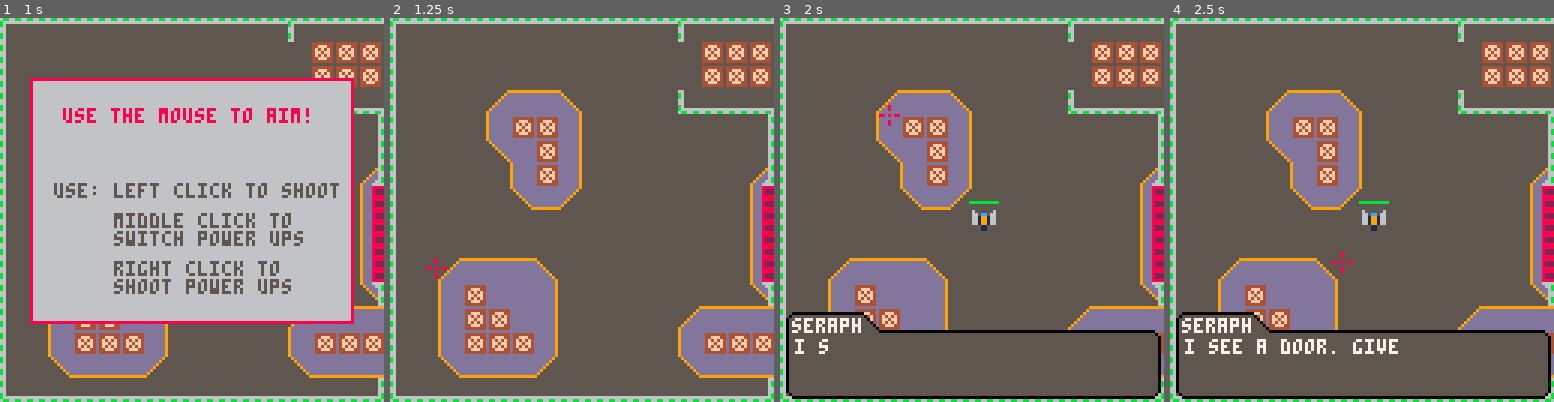
Above: before the commit, frames 1-4 (left to right).
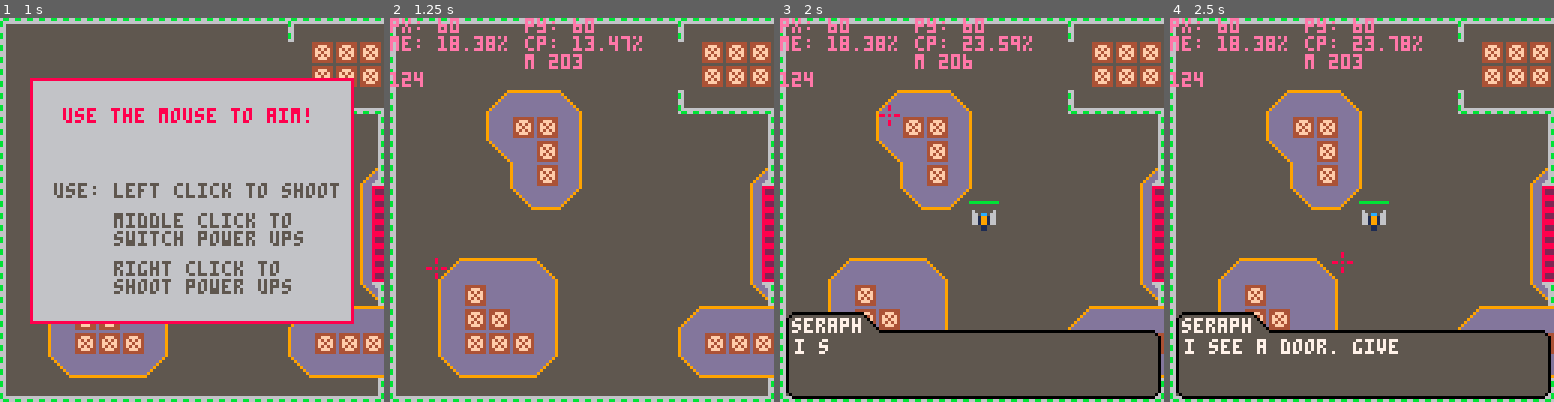
Above: after the commit, the same moments.

Repository: kbrewington/Negation
Game: PICO-8 cartridge negation.p8
Same seed, same stepped clock (60 frames per second), same inputs: the game is played once before the commit and once after it.
Inputs (mouse positions are in pixels of both pictures, inside the frame that each line leads up to):
- Up to frame 1 (1 s): tap X (X key) at 0.33 s; click (280, 121) at 0.67 s; tap O (Z key) at 0.7 s
- Up to frame 2 (1.25 s): tap X (X key) at 1.07 s; click (436, 267) at 1.22 s
- Up to frame 3 (2 s): hold Right from 1.6 s (still down); tap O (Z key) at 1.7 s; click (887, 114) at 1.77 s; tap X (X key) at 1.85 s
- Up to frame 4 (2.5 s): release Right at 2.1 s; tap O (Z key) at 2.1 s; hold Up 2.15-2.42 s; click (1342, 259) at 2.32 s; hold Right from 2.47 s (still down)

Frame 1 is identical in both runs. In frame 2, 1.8% of the frame differs, in the area x 0-66%, y 0-18%; in frame 3, 1.9%; in frame 4, 1.9%.

Commit message:
Added some dialog. Started working on 5th level.

Diff:
--- a/negation.p8
+++ b/negation.p8
@@ -109,21 +109,21 @@
 
 --============================= helper functions =============================--
 function debug()
-  -- local debug_color = 14
-  -- local cpucolor = debug_color
-  --
-  -- print("px: " .. player.x, 0, 0, debug_color)
-  -- print("py: " .. player.y, 45, 0, debug_color)
-  --
-  -- print("me: " .. round((stat(0)/1024)*100, 2) .. "%", 0, 6, debug_color)
-  -- if stat(1) > 1 then cpucolor = 8 end --means we're not using all 30 draws (bad)
-  -- print("cp: " ..round(stat(1)*100, 2) .. "%", 45, 6, cpucolor)
-  --
-  -- print("m "..mget((stat(32) - 3)/8 + level_x, (stat(33) - 3)/8) + level_y, 45, 12, debug_color)
-  -- print("", 0, 12, debug_color)
-  --
-  -- print(124+level_sx-((level_lvl-1)*127), 0, 18, debug_color)
-  -- print("", 45, 18, debug_color)
+  local debug_color = 14
+  local cpucolor = debug_color
+
+  print("px: " .. player.x, 0, 0, debug_color)
+  print("py: " .. player.y, 45, 0, debug_color)
+
+  print("me: " .. round((stat(0)/1024)*100, 2) .. "%", 0, 6, debug_color)
+  if stat(1) > 1 then cpucolor = 8 end --means we're not using all 30 draws (bad)
+  print("cp: " ..round(stat(1)*100, 2) .. "%", 45, 6, cpucolor)
+
+  print("m "..mget((stat(32) - 3)/8 + level_x, (stat(33) - 3)/8) + level_y, 45, 12, debug_color)
+  print("", 0, 12, debug_color)
+
+  print(124+level_sx-((level_lvl-1)*127), 0, 18, debug_color)
+  print("", 45, 18, debug_color)
 end
 
 function gameflow()
@@ -186,6 +186,9 @@
 
   -- start level 3
   open_door = false
+  seraph.text = "so the main source of the     infestation is up here past   the desert."
+  yield()
+
   fill_enemy_table(3, 90)
   spawn_time_start = 90
   init_tele_anim(boss(100, 60, 160, 3, 40))
@@ -204,8 +207,17 @@
 
   yield()
   level_change = true
-end
-
+
+  -- start level 5 (aoe boss)
+  yield()
+
+end
+
+-- http://lua-users.org/wiki/simpleround
+function round(num, numdecimalplaces)
+  local mult = 10^(numdecimalplaces or 0)
+  return flr(num * mult + 0.5) / mult
+end
 -- http://pico-8.wikia.com/wiki/centering_text
 function hcenter(s) return 64-flr((s*4)/2) end
 
@@ -1339,18 +1350,6 @@
     -- run()
   end
 
-  -- if level_sprites ~= nil then
-  --   palt(5, true)
-  --   for i = 1, #level_sprites, 3 do
-  --     local x = level_sprites[i+1] + level_sx
-  --     local y = level_sprites[i+2] + level_sy
-  --     --spr_r(level_sprites[i], level_sprites[i+1] + level_sx, level_sprites[i+2] + level_sy, level_sprites[i+3], 1, 1)
-  --     spr(level_sprites[i], x, y)
-  --     --if x < 128 then del(level_sprites, ) end todo make this delete offscreen sprites
-  --   end
-  -- end
-  -- palt()
-
   if (level_lvl == 1 and #boss_table == 0) spr(139, 228+level_sx, 56, 2, 2)
   --if (level_lvl == 2 and #boss_table == 0) spr(139, 100, 56, 2, 2)
 
@@ -1561,168 +1560,168 @@
 
 
 __gff__
-0001000000000101000000000000000000000000000000000000000000000000000000000001000000000000000000000000000000000000000000000100000000000000000000000000000000000000000000000000000000000000000000000000000000000000000000000000000000000000000000000000000000000000
-0000000000000000000000000000000000000000000000000000000000000000000000000000000000000000000001000000000000000000000000000000000000000002020202020002020000000000000202000200000000010002000000000000020000000000000001000000010000000000000000010100010100000001
+0000000000000101000000000000000000000000000000000000000000000000000000000001000000000000000000000000000000000000000000000100000000000000000000000000000000000000000000000000000000000000000000000000000000000000000000000000000000000000000000000000000000000000
+0000000000000000000000000000000000000000000000000000000000000000000000000000000000000000000001000000000000000000000000000000000000000002020202020002020000000000000000000200000100010002000000000000000000000001000001000000010000000000000000010100010100000101
 __map__
-eaefefefefefefefefefefefeaefefeffefafa03ccc5dbdbdbd4dbdbdbd4dbc3dcc1dcdce0e0e1f0f0f0f0f0f0f0f0f0f0e5f0e5f5f5f5f5f5f5f5f5f5f5f5f503e403d2d2d2d2d2000000000000000000000303f4f3f4f3f9f90303f403030303f400fc03d2d2d2030303e4ebd2d20303f30300000000000000000000000000
-fe030303030303030303030303fafafafefafa03ccc5dbd4dbdbd4dbd4dbc6dcdcdcdce0e1f0f0f0f0f1f0f0f0f0f1f0f0f0f5f5e5f5f5f6f5f5f5f5f5f5f5f5dac80303c8d2d2d20000000000000000000003f9c0c0f3f403c003030303030303f300d503030303030303e3e9d2d203cbf40300000000000000000000000000
-fe030303030303030303030303fafafafefafa03ccc4dbdbdbdbdbd4d4dbc3dcdcdce0dce0e1f0f0f0f0f0f0f0f0f0f0f0e5f0f5f5f5f5f5f5f5f5f6f5f5f5f50303e9e403d2d2d200000000000000000000c003030303f303030303030303f303c000dd03ced7f8e3e9f40303030303c0f40300000000000000000000000000
-fe030303cefdfdcf03030303d9eeeeeefefa0303ccdcc5d4dbd4dbdbdbc3c1dcdcdce0e1dcdcf0f0f0f0f0f0f1f0f0f0f0f0f5f5f5f5f5f5f5f5f5f5f5f5f5f5e3e303e303c803d20000000000000000000003030303030303030303030303f9f3f400ddddddf8f8e4c8f3cbc003030303030300000000000000000000000000
-fe030303cdfbfbfc03030303030303fffe030303ccdcc4cacacacacac3dcdcdcc1dcdce0dce0e1f0f0f1f0f0f0f0f0f0f0f0e5f5f5f6f5f5f5f5f5f5f5f5f5f5d2d2d2e90303e4e303030303030303f4f3f9030303030303030303f3f40303030303030303030303e3e403f903e4030303030300000000000000000000000000
-fe030303deddfbfc03030303030303fffe030303ccdcdcc1dcdcdcdcdcdcdcdcdcdcdcdce0e1f0f0f0f0f0f0f0f0f2f2f2f0f5f5f5f5f5f5f5f6f5f5f5f6f5f5d2d2d2e3e3e3e9e4030303030303030303030303f403030303f303030303030303030303030303030303030303e3030303030300000000000000000000000000
-fe03030303cdfbfc03030303030303f8fe030303ccdcdcdcdcdcc1dcdcdcc1dcdcdcc1e0e1f0f0f0f0f0f0f0f0f2f2f2f2f2f2d0d0f5f5f5f5f5f5f5f5f5f5f5d2d2d2d2d2d2e3e303030303030303f4f3f9f303f303030303f40303030303c00303030303030303030303030303030303030300000000000000000000000000
-fe03030303deeddf03030303030303ebec030303ccdcdcdcdcdcdcdcdcdcdcdcdcd0d0d0f2d0d0f0f0f1f0f0d0f2f2f0f0f2d0d0f2d0d0f5f5f5f5f6f5f5f5f5d2d2d2d2d2d2e4e30303030303030300000003f3c00303c003f303f3f403030303c000f60303030303030303030303f9f3030300000000000000000000000000
-fe0303030303030303030303030303ebec030303d0d0d0c1dcdcdcdcc1d0d0d0f2d0f2d0d0f2d0d0d0f2d0d0f2d0f0f0f0f0f0e5d0f2d0f2d0d0f5f5f5f5f6f5d2d2d2d2d2d2c8030300005b5b000000000003c0f30303030303030303030303030300f60303030303030303030303fbfbfb0300000000000000000000000000
-fe0303030303030303030303030303ebec030303d0d0d0d0d0d0dcd0d0d0d0d0d0dce0e1e1f0d0f2f2d0f2d0f0f0f0f0f0e5f5f5f5f5f5d0d0d0d0f5f5f5f5f5c8e303e4e3e303e30000005b5b00000000000303f30303030303030303030303030300f6030303d20303030303e4030303cb0300000000000000000000000000
-fe03cefdfdfdcf0303030303030303ebec030303ccdcd0d0d0d0d0d0d0dcdcdcdcdcdce0e0f0f0f0f0f0f0f0f0f0f0f0f0f0e5f5f5f5f5f5f5d0d0d0d0d0f5f503030303030303030000005b5b00000000000303030303030303f3f90303030303c000f6030303d2d203030303c8030303f30300000000000000000000000000
-fe03cdfbddddfc0303030303030303f7fe030303ccdcc1dcdcdcdcdcdcdcdcc1dcdce0e1f0f0e1f0f0f0f1f0f0f1f0f0f0e5f0f5f5f5f5f5f5f5d0d0d0d0d0d00303da03030303030300005b5b00000000000303030303030303f4c0cb03030303c000f603d2d2d2d2d20303e4e40303f4c00300000000000000000000000000
-fe03cdfbfbddfc0303030303cefdfdfdfe030303ccdcdcdcdcdcdcdcc1dcdcdcdcdcc1e0e1f0f0f0f0f0f0f0f0f0f0f0f0f0f5f5f5f5f6f5f5f6f5f5f5d0d0d0e3e403030303d2030300005b5b0000000000030303030303030303030303030303f300cd03d2d2d2d2d20303e9da0303f9030300000000000000000000000000
-fe03cdfbfbfbfc0303030303cdfbfbfbfefa0303ccdcdcdcc1dcdcdcdcdcdcdcdcdce0dce1f0f0f0f0f1f0f0f0f0f0f0f0e5f5e5f5f5f5f5f5f5f5f5f5f5f5f5030303d2d2d2d20300000000000000000000cbf4c0f3f303030303030303030303c000cd03d203d2d20303030303030303030300000000000000000000000000
-fe03deedededdf0303030303deedededfefafa03ccdcc1dcdcdcdcdcdcdcc1dcdcdce0e1f0f0e1f0f0f0f0f0f0f1f0f0f0f0e5f5f5f5f5f5f5f5f5f6f5f5f5f5030303000000000000000000000000000000c0cbc0cbf3030303f30303030303f3c000cd03d203d2d20303030303030303030300000000000000000000000000
-d9eeeeeeeeeeeeeeeeeeeeeeeeeeeee8fefafafaccdcdcdcdcdcdcdcc1dcdcdcdce0e0e1f0e1f0f0f0f0f1f0f0f0f0f0f0e5f5e5f5f5f5f6f5f5f5f5f5f5f5f500000000000000000000000000000000000003030303cbf3f40303f4f303f3cb0303e1cdd2d2d2d2d2e4cbf3f3f3f9e4f4030300000000000000000000000000
-0000000000e8e8e8e8e8e8e8e8e8e8e8e8e8e8e8e8e8e8d2d2d2d2d2d203030303e403d2d2d2d2d2000000000000000000000000000000005c5c5c5c5c5c5c5c000000000000000000000000000000000000e1e1e1e1e1e1e1e1e1e1e1e1e1e1e1e1000000000000000000000000000000000000000000000000000000000000
-0000000000d50303f7f8f8f8f8f703f6f8d503030303d8d2d2d203030303e303dac80303c8d2d2d200000000000000000000000000000000000000005c5c5c00000000000000000000000000000000000000e1e1e1e1e1e1e1e1e1e1e1e1e1e1e1e1000000000000000000000000000000000000000000000000000000000000
-0000000000d5030303f7f7f7f70303f6f6f503030303d8d2d2d2e9e303c803c80303e9e403d2d2d2000000000000000000000000000000000000000000000000000000000000000000000000000000000000e1e1e1e1e1e1e1e1e1e1e1e1e1e1e1e1000000000000000000000000000000000000000000000000000000000000
-0000000000d503030303030303030303f6f503030303d803e90303c803e9e3e3e3e303e303c803d200000000000000000000000000000000000000000000000000000000000000000000000000000000000000000000000000000000000000000000000000000000000000000000000000000000000000000000000000000000
-0000000000d503030303030303030303f6f503030303d6030303c8da03d2d2d2d2d2d2e90303e4e303000000000000000000000000000000000000000000000000000000000000000000000000000000000000000000000000000000000000000000000000000000000000000000000000000000000000000000000000000000
-0000000000d5e5e50303030303030303030303030303f6e3e403e403e3d2d2d2d2d2d2e3e3e3e9e403000000000000000000000000000000000000000000000000000000000000000000000000000000000000000000000000000000000000000000000000000000000000000000000000000000000000000000000000000000
-00e8e8e8e8f6f8d50303030303030303030303030303f6e9e3c803e3e3d2d2d2d2d2d2d2d2d2e3e303000000000000000000000000000000000000000000000000000000000000000000000000000000000000000000000000000000000000000000000000000000000000000000000000000000000000000000000000000000
-0003030303030303030303030303f6d5030303030303f60303dac803d2e3e9d2d2d2d2d2d2d2e4e303000000000000000000000000000000000000000000000000000000000000000000000000000000000000000000000000000000000000000000000000000000000000000000000000000000000000000000000000000000
-0003030303030303030303030303f6d5030303030303f6030303e903d2e303d2d2d2d2d2d2d2c8030300005b5b0000000000000000000000000000000000000000000000000000000000000000000000000000000000000000000000000000000000000000000000000000000000000000000000000000000000000000000000
-00030303030303f6030303030303030303030303f6d9e6e4e4e3c803c8030303c8e303e4e3e303e30000005b5b0000000000000000000000000000000000000000000000000000000000000000000000000000000000000000000000000000000000000000000000000000000000000000000000000000000000000000000000
-00030303030303f6f80303030303030303030303f6e10303030303030303030303030303030303030000005b5b0000000000000000000000000000000000000000000000000000000000000000000000000000000000000000000000000000000000000000000000000000000000000000000000000000000000000000000000
-00030303030303f6f7f7f7f70303030303030303f600030303d203e3e40303030303da03030303030300005b5b0000000000000000000000000000000000000000000000000000000000000000000000000000000000000000000000000000000000000000000000000000000000000000000000000000000000000000000000
-00d9d9d9d9030303030303030303030303030303f60003d2d2d2030303e9c8e3e3e403030303d2030300005b5b0000000000000000000000000000000000000000000000000000000000000000000000000000000000000000000000000000000000000000000000000000000000000000000000000000000000000000000000
-0000000000030303030303030303030303030303f60000d2d2d2d203e3e4e903030303d2d2d2d20300000000000000000000000000000000000000000000000000000000000000000000000000000000000000000000000000000000000000000000000000000000000000000000000000000000000000000000000000000000
-0000000000e5e5e5e5e5e5d50303030303030303f60000000000d20303030303030303000000000000000000000000000000000000000000000000000000000000000000000000000000000000000000000000000000000000000000000000000000000000000000000000000000000000000000000000000000000000000000
-0000000000e1e1e1e1e1e1e5e5e5e5e5e5e5e5e5e500000000005c5c5c5c5c5c000000000000000000000000000000000000000000000000000000000000000000000000000000000000000000000000000000000000000000000000000000000000000000000000000000000000000000000000000000000000000000000000
-…(130 lines of a section not shown)…
+eaefefefefefefefefefefefeaefefeffefafacbccc5dbdbdbd4dbdbdbd4dbc3dcc1dcdce0e0e1f0f0f0f0f0f0f0f0f0f0e5f0e5f5f5f5f5f5f5f5f5f5f5f5f6f5f5f5f5f5f5c5d4d4d4c6dddddddddddddddddddddddddddddddd00000000000000000000000000000000000000000000000000000000000000000000000000
+fecbcbcbcbcbcbcbcbcbcbcbcbfafafafefafacbccc5dbd4dbdbd4dbd4dbc6dcdcdcdce0e1f0f0f0f0f1f0f0f0f0f1f0f0f0f5f5e5f5f5f6f5f5f5f5f5f5f5f5f5f5f5f6f5f5c5d4d4d4c6dd0000000000000000000000000000dd00000000000000000000000000000000000000000000000000000000000000000000000000
+fecbcbcbcbcbcbcbcbcbcbcbcbfafafafefafacbccc4dbdbdbdbdbd4d4dbc3dcdcdce0dce0e1f0f0f0f0f0f0f0f0f0f0f0e5f0f5f5f5f5f5f5f5f5f6f5f5f5f5f5f5f5f5f5d5d4d4d4d4c6dd0000000000000000000000000000dd00000000000000000000000000000000000000000000000000000000000000000000000000
+fecbcbcbcefdfdcfcbcbcbcbd9eeeeeefefacbcbccdcc5d4dbd4dbdbdbc3c1dcdcdce0e1dcdcf0f0f0f0f0f0f1f0f0f0f0f0f5f5f5f5f5f5f5f5f5f5f5f5f5f5f5f5f5f5f5c5d4d4d4d4c6dd0000000000000000000000000000dd00000000000000000000000000000000000000000000000000000000000000000000000000
+fecbcbcbcdfbfbfccbcbcbcbcbcbcbfffecbcbcbccdcc4cacacacacac3dcdcdcc1dcdce0dce0e1f0f0f1f0f0f0f0f0f0f0f0e5f5f5f6f5f5f5f5f5f5f5f5f5f5f5f5f6f5f5c5d4d4d4d4c3dd0000000000000000000000000000dd00000000000000000000000000000000000000000000000000000000000000000000000000
+fecbcbcbdeddfbfccbcbcbcbcbcbcbfffecbcbcbccdcdcc1dcdcdcdcdcdcdcdcdcdcdcdce0e1f0f0f0f0f0f0f0f0f2f2f2f0f5f5f5f5f5f5f5f6f5f5f5f6f5f5f5f5f5f5f5c5d4d4d4c600dd0000000000000000000000000000dd00000000000000000000000000000000000000000000000000000000000000000000000000
+fecbcbcbcbcdfbfccbcbcbcbcbcbcbf8d7cbcbcbccdcdcdcdcdcc1dcdcdcc1dcdcdcc1e0e1f0f0f0f0f0f0f0f0f2f2f2f2f2f2d0d0f5f5f5f5f5f5f5f5f5f5f5f5f5f5f5f5c5d4d4d4c600dd0000000000000000000000000000dd00000000000000000000000000000000000000000000000000000000000000000000000000
+fecbcbcbcbdeeddfcbcbcbcbcbcbcbebeccbcbcbccdcdcdcdcdcdcdcdcdcdcdcdcd0d0d0f2d0d0f0f0f1f0f0d0f2f2f0f0f2d0d0f2d0d0f5f5f5f5f6f5f5f5f5f5f5f5f5d5d4d4d4d4c600dd0000000000000000000000000000dd00000000000000000000000000000000000000000000000000000000000000000000000000
+fecbcbcbcbcbcbcbcbcbcbcbcbcbcbebeccbcbd0d0d0d0c1dcdcdcdcc1d0d0d0f2d0f2d0d0f2d0d0d0f2d0d0f2d0f0f0f0f0f0e5d0f2d0f2d0d0f5f5f5f5f6f5f5f5f5f5c5d4d4d4d4c300dd0000000000000000000000000000dd00000000000000000000000000000000000000000000000000000000000000000000000000
+fecbcbcbcbcbcbcbcbcbcbcbcbcbcbebeccbd0cbd0d0d0d0d0d0dcd0d0d0d0d0d0dce0e1e1f0d0f2f2d0f2d0f0f0f0f0f0e5f5f5f5f5f5d0d0d0d0f5f5f5f5f5f5f6f5f5c5d4d4d4c60000dd0000000000000000000000000000dd00000000000000000000000000000000000000000000000000000000000000000000000000
+fecbcefdfdfdcfcbcbcbcbcbcbcbcbebeccbcbcbccdcd0d0d0d0d0d0d0dcdcdcdcdcdce0e0f0f0f0f0f0f0f0f0f0f0f0f0f0e5f5f5f5f5f5f5d0d0d0d0d0f5f5f5f5f5f5c5d4d4d4c60000dd0000000000000000000000000000dd00000000000000000000000000000000000000000000000000000000000000000000000000
+fecbcdfbddddfccbcbcbcbcbcbcbcbf7e7cbcbcbccdcc1dcdcdcdcdcdcdcdcc1dcdce0e1f0f0e1f0f0f0f1f0f0f1f0f0f0e5f0f5f5f5f5f5f5f5d0d0d0d0d0d0d0d0d2d2d2d2d2d2d2d200dd0000000000000000000000000000dd00000000000000000000000000000000000000000000000000000000000000000000000000
+fecbcdfbfbddfccbcbcbcbcbcefdfdfdfecbcbcbccdcdcdcdcdcdcdcc1dcdcdcdcdcc1e0e1f0f0f0f0f0f0f0f0f0f0f0f0f0f5f5f5f5f6f5f5f6f5f5f5d0d0d0d0d0e2e2e2e2e2e2e2e200dd0000000000000000000000000000dd00000000000000000000000000000000000000000000000000000000000000000000000000
+fecbcdfbfbfbfccbcbcbcbcbcdfbfbfbfefacbcbccdcdcdcc1dcdcdcdcdcdcdcdcdce0dce1f0f0f0f0f1f0f0f0f0f0f0f0e5f5e5f5f5f5f5f5f5f5f5f5f5f5f5f5f5f5c5d4d4d4d4c30000dd0000000000000000000000000000dd00000000000000000000000000000000000000000000000000000000000000000000000000
+fecbdeedededdfcbcbcbcbcbdeedededfefafacbccdcc1dcdcdcdcdcdcdcc1dcdcdce0e1f0f0e1f0f0f0f0f0f0f1f0f0f0f0e5f5f5f5f5f5f5f5f5f6f5f5f6f5f6f5f5c5d4d4d4c6000000dd0000000000000000000000000000dd00000000000000000000000000000000000000000000000000000000000000000000000000
+d9eeeeeeeeeeeeeeeeeeeeeeeeeeeee8fefafafaccdcdcdcdcdcdcdcc1dcdcdcdce0e0e1f0e1f0f0f0f0f1f0f0f0f0f0f0e5f5e5f5f5f5f6f5f5f5f5f5f5f5f5f5f5f5c5d4d4d4c6000000dddddddddddddddddddddddddddddddd00000000000000000000000000000000000000000000000000000000000000000000000000
+00000000000000000000000000000000000000000000000000000000000000000000000000000000000000000000000000000000000000005c5c5c5c5c5c5c5c00000000000000000000000000000000000000000000000000000000000000000000000000000000000000000000000000000000000000000000000000000000
+0000000000000000000000000000000000000000000000000000000000000000000000000000000000000000000000000000000000000000000000005c5c5c0000000000000000000000000000000000000000000000000000000000000000000000000000000000000000000000000000000000000000000000000000000000
+0000000000000000000000000000000000000000000000000000000000000000000000000000000000000000000000000000000000000000000000000000000000000000000000000000000000000000000000000000000000000000000000000000000000000000000000000000000000000000000000000000000000000000
+0000000000000000000000000000000000000000000000000000000000000000000000000000000000000000000000000000000000000000000000000000000000000000000000000000000000000000000000000000000000000000000000000000000000000000000000000000000000000000000000000000000000000000
+0000000000000000000000000000000000000000000000000000000000000000000000000000000000000000000000000000000000000000000000000000000000000000000000000000000000000000000000000000000000000000000000000000000000000000000000000000000000000000000000000000000000000000
+0000000000000000000000000000000000000000000000000000000000000000000000000000000000000000000000000000000000000000000000000000000000000000000000000000000000000000000000000000000000000000000000000000000000000000000000000000000000000000000000000000000000000000
+0000000000000000000000000000000000000000000000000000000000000000000000000000000000000000000000000000000000000000000000000000000000000000000000000000000000000000000000000000000000000000000000000000000000000000000000000000000000000000000000000000000000000000
+0000000000000000000000000000000000000000000000000000000000000000000000000000000000000000000000000000000000000000000000000000000000000000000000000000000000000000000000000000000000000000000000000000000000000000000000000000000000000000000000000000000000000000
+000000000000000000000000000000000000000000000000000000000000000000000000000000000000005b5b0000000000000000000000000000000000000000000000000000000000000000000000000000000000000000000000000000000000000000000000000000000000000000000000000000000000000000000000
+000000000000000000000000000000000000000000000000000000000000000000000000000000000000005b5b0000000000000000000000000000000000000000000000000000000000000000000000000000000000000000000000000000000000000000000000000000000000000000000000000000000000000000000000
+000000000000000000000000000000000000000000000000000000000000000000000000000000000000005b5b0000000000000000000000000000000000000000000000000000000000000000000000000000000000000000000000000000000000000000000000000000000000000000000000000000000000000000000000
+000000000000000000000000000000000000000000000000000000000000000000000000000000000000005b5b0000000000000000000000000000000000000000000000000000000000000000000000000000000000000000000000000000000000000000000000000000000000000000000000000000000000000000000000
+000000000000000000000000000000000000000000000000000000000000000000000000000000000000005b5b0000000000000000000000000000000000000000000000000000000000000000000000000000000000000000000000000000000000000000000000000000000000000000000000000000000000000000000000
+0000000000000000000000000000000000000000000000000000000000000000000000000000000000000000000000000000000000000000000000000000000000000000000000000000000000000000000000000000000000000000000000000000000000000000000000000000000000000000000000000000000000000000
+0000000000000000000000000000000000000000000000000000000000000000000000000000000000000000000000000000000000000000000000000000000000000000000000000000000000000000000000000000000000000000000000000000000000000000000000000000000000000000000000000000000000000000
+00000000000000000000000000000000000000000000000000005c5c5c5c5c5c000000000000000000000000000000000000000000000000000000000000000000000000000000000000000000000000000000000000000000000000000000000000000000000000000000000000000000000000000000000000000000000000
+…(130 lines of a section not shown)…
Not shown, changed: 64 lines of the sprite sheet (__gfx__) section of negation.p8
